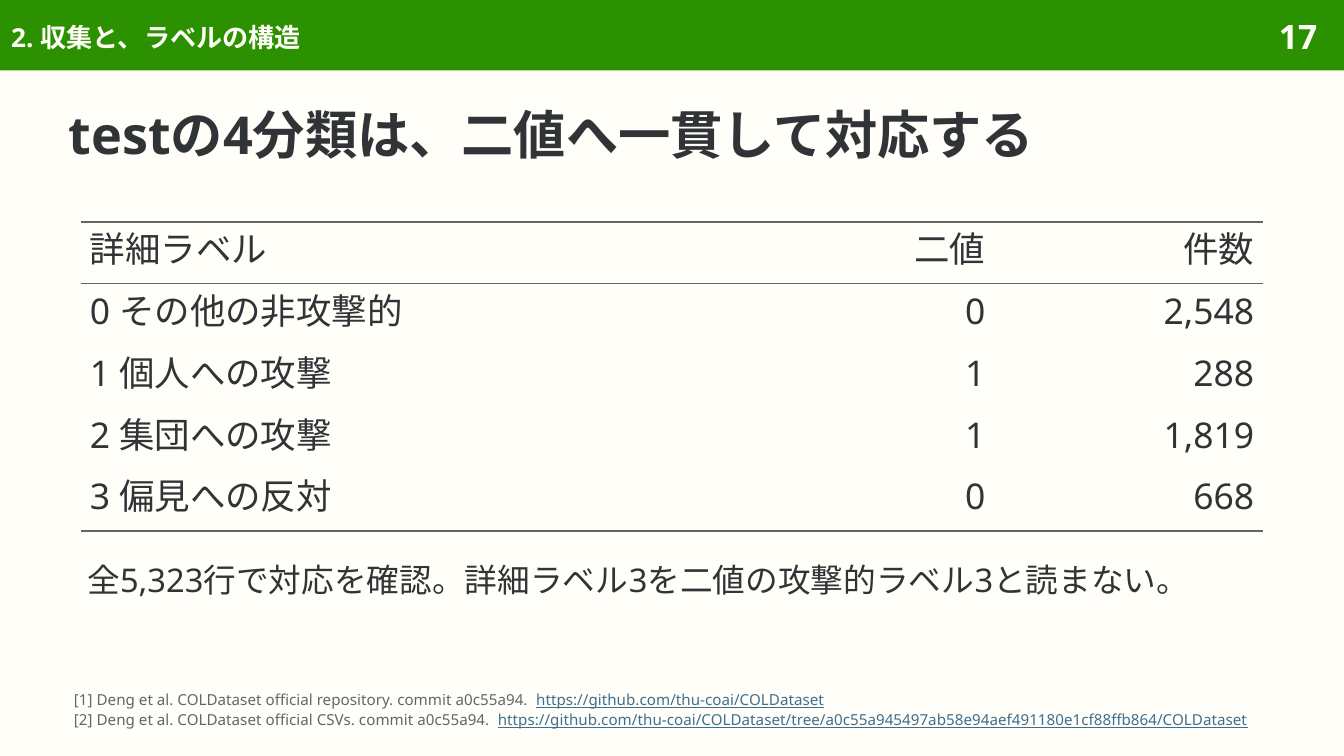
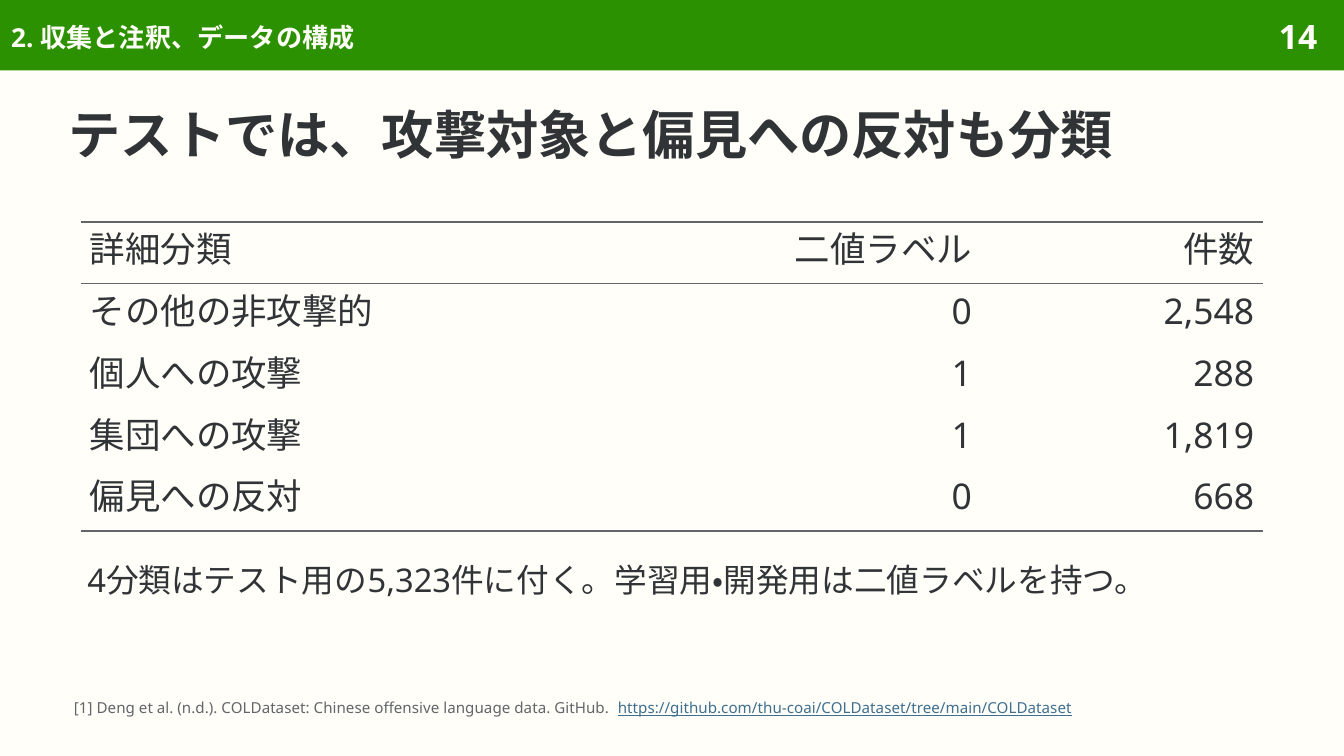
Before and after one commit to sasakiy84/datasets-in-10-minutes, a slide deck: slide 14 of slides/datasets-in-10-minutes-cold.pptx (slide 17 before the commit). Drawn at 1344x756 pixels with LibreOffice and Linux fonts; fonts in the diff are those of the drawing. Boxes give left, top, right and bottom in pixels: in the first picture for what was removed or moved away, otherwise in the second. Text is boxed around its words. In the diff, an @@ line names an element or a change of style, - is before the commit and + after.

Commit message:
Rewrite COLD Japanese and focus the offensive-language dataset overview on readers

```diff
--- a/slides/datasets-in-10-minutes-cold.pptx
+++ b/slides/datasets-in-10-minutes-cold.pptx
@@ title at (x1=11, y1=24, x2=354, y2=50): text changed @@
-2. 収集と、ラベルの構造
+2. 収集と注釈、データの構成
@@ page number at (x1=1279, y1=25, x2=1317, y2=49): text changed @@
-17
+14
@@ title at (x1=69, y1=109, x2=1113, y2=159): text changed @@
-testの4分類は、二値へ一貫して対応する
+テストでは、攻撃対象と偏見への反対も分類
@@ table at (x1=81, y1=222, x2=1263, y2=531) @@
-row 1, column 1: 詳細ラベル
+row 1, column 1: 詳細分類
-row 1, column 2: 二値
+row 1, column 2: 二値ラベル
-row 2, column 1: 0 その他の非攻撃的
+row 2, column 1: その他の非攻撃的
-row 3, column 1: 1 個人への攻撃
+row 3, column 1: 個人への攻撃
-row 4, column 1: 2 集団への攻撃
+row 4, column 1: 集団への攻撃
-row 5, column 1: 3 偏見への反対
+row 5, column 1: 偏見への反対
@@ text at (x1=87, y1=564, x2=1146, y2=597): text changed @@
-全5,323行で対応を確認。詳細ラベル3を二値の攻撃的ラベル3と読まない。
+4分類はテスト用の5,323件に付く。学習用・開発用は二値ラベルを持つ。
@@ text at (x1=74, y1=701, x2=1072, y2=717): text changed; text colour #3F6F8F to #626669 @@
-[1] Deng et al. COLDataset official repository. commit a0c55a94. https://github.com/thu-coai/COLDataset
-[2] Deng et al. COLDataset official CSVs. commit a0c55a94. https://github.com/thu-coai/COLDataset/tree/a0c55a945497ab58e94aef491180e1cf88ffb864/COLDataset
+[1] Deng et al. (n.d.). COLDataset: Chinese offensive language data. GitHub. https://github.com/thu-coai/COLDataset/tree/main/COLDataset
```
Also in this commit, not shown: 39 other slides changed, 6 slides added, 20 slides removed, 40 other files.
